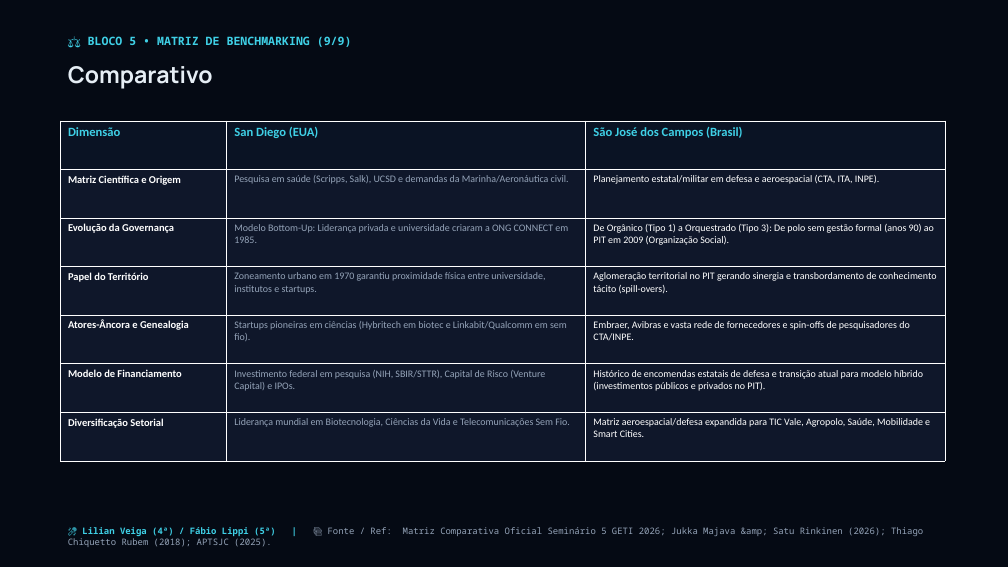
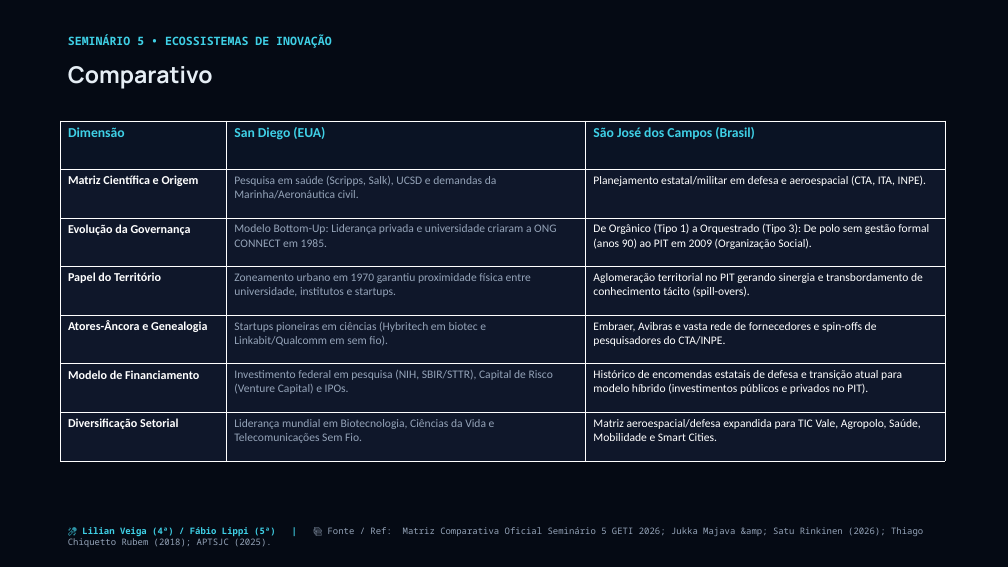
Before and after one commit to josuejofre/seminario-ecossistema-inovacao-pit, a slide deck: slide 32 of Seminario_5_Ecossistemas_Inovacao_Master.pptx. Drawn at 1008x567 pixels with LibreOffice and Linux fonts; fonts in the diff are those of the drawing. Boxes give left, top, right and bottom in pixels: in the first picture for what was removed or moved away, otherwise in the second. Text is boxed around its words. In the diff, an @@ line names an element or a change of style, - is before the commit and + after.

```diff
--- a/Seminario_5_Ecossistemas_Inovacao_Master.pptx
+++ b/Seminario_5_Ecossistemas_Inovacao_Master.pptx
@@ text at <box>68,34,332,48</box>: text changed @@
-⚖️ BLOCO 5 • MATRIZ DE BENCHMARKING (9/9)
+SEMINÁRIO 5 • ECOSSISTEMAS DE INOVAÇÃO
@@ table at <box>60,121,945,461</box> @@
@@ size 12 to 13 pt in "Dimensão", "San Diego (EUA)", "São José dos Campos (Brasil)" @@
@@ size 10 to 11.5 pt in "Matriz Científica e Origem", "Evolução da Governança", "Papel do Território", "Atores-Âncora e Genealogia" and 2 more places @@
@@ size 9.5 to 11 pt in "Pesquisa em saúde (Scripps, Salk), UCSD e ...", "Planejamento estatal/militar em defesa e aeroespacial (CTA, ...", "Modelo Bottom-Up: Liderança privada e universidade criaram ...", "De Orgânico (Tipo 1) a Orquestrado (Tipo ..." and 8 more places @@
```
Also in this commit, not shown: 8 other slides changed, 3 other files.
